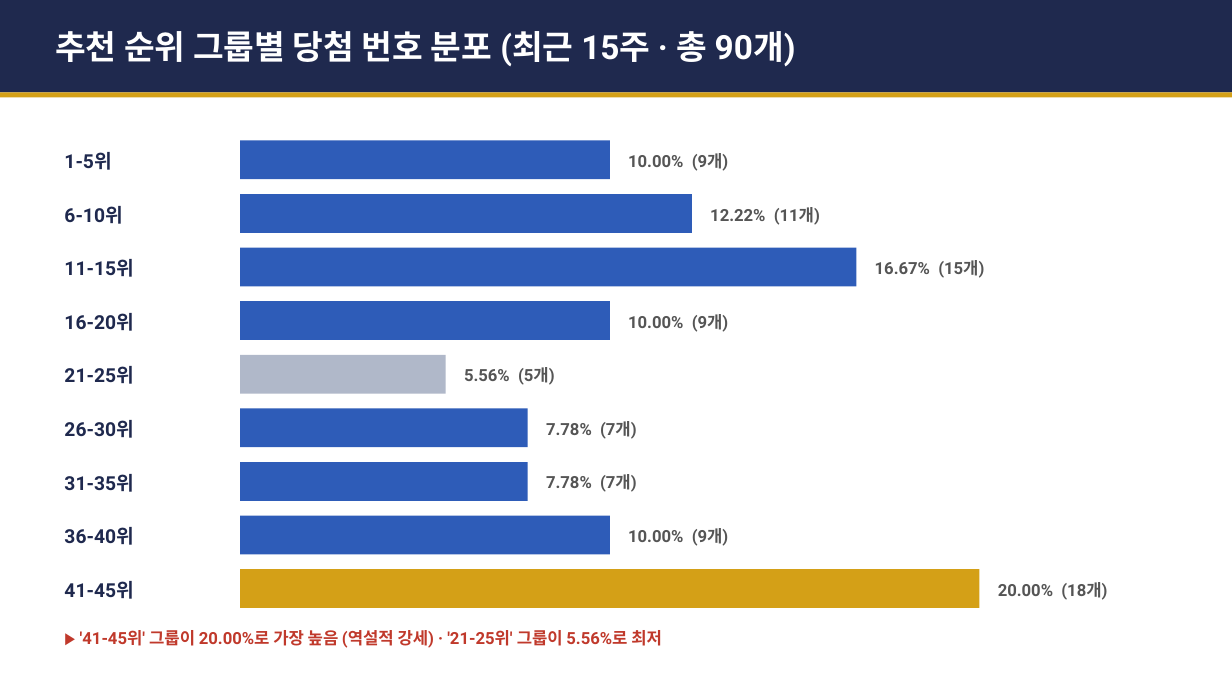
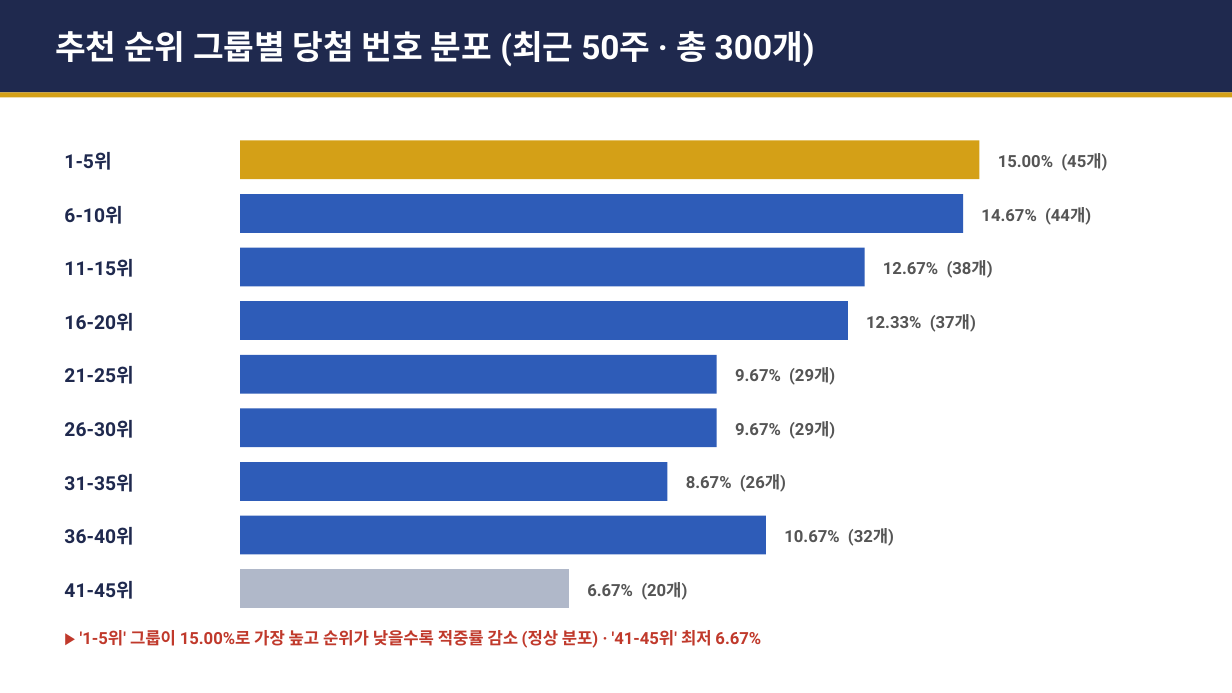
Before and after one commit to gaiger777/mskim, a slide deck: slide 4 of 로또_1226회차_분석리포트.pptx. Drawn at 1232x693 pixels with LibreOffice and Linux fonts; fonts in the diff are those of the drawing. Boxes give left, top, right and bottom in pixels: in the first picture for what was removed or moved away, otherwise in the second. Text is boxed around its words. In the diff, an @@ line names an element or a change of style, - is before the commit and + after.

```diff
--- a/로또_1226회차_분석리포트.pptx
+++ b/로또_1226회차_분석리포트.pptx
@@ text at bbox=[55, 31, 815, 67]: text changed @@
-추천 순위 그룹별 당첨 번호 분포 (최근 15주 · 총 90개)
+추천 순위 그룹별 당첨 번호 분포 (최근 50주 · 총 300개)
@@ rectangle: place and size @@
-rectangle at bbox=[240, 140, 610, 179]
+rectangle at bbox=[240, 140, 980, 179]
@@ rectangle at bbox=[240, 140, 980, 179]: fill #2E5CB8 to #D4A017 @@
@@ text at bbox=[998, 153, 1107, 171]: text changed @@
-10.00% (9개)
+15.00% (45개)
@@ rectangle: place and size @@
-rectangle at bbox=[240, 194, 692, 233]
+rectangle at bbox=[240, 194, 963, 233]
@@ text removed at bbox=[710, 207, 820, 225] @@
-12.22% (11개)
@@ text added at bbox=[981, 207, 1091, 225], 13 pt, text #555555, bold @@
+14.67% (44개)
@@ rectangle: place and size @@
-rectangle at bbox=[240, 248, 857, 287]
+rectangle at bbox=[240, 248, 865, 287]
@@ text at bbox=[883, 260, 993, 278]: text changed @@
-16.67% (15개)
+12.67% (38개)
@@ rectangle: place and size @@
-rectangle at bbox=[240, 301, 610, 340]
+rectangle at bbox=[240, 301, 848, 340]
@@ text at bbox=[866, 314, 976, 332]: text changed @@
-10.00% (9개)
+12.33% (37개)
@@ rectangle: place and size @@
-rectangle at bbox=[240, 355, 445, 394]
+rectangle at bbox=[240, 355, 717, 394]
@@ rectangle at bbox=[240, 355, 717, 394]: fill #B0B8C9 to #2E5CB8 @@
@@ text removed at bbox=[464, 367, 555, 385] @@
-5.56% (5개)
@@ text added at bbox=[735, 367, 835, 385], 13 pt, text #555555, bold @@
+9.67% (29개)
@@ rectangle: place and size @@
-rectangle at bbox=[240, 409, 528, 447]
+rectangle at bbox=[240, 409, 717, 447]
@@ text at bbox=[735, 421, 835, 439]: text changed @@
-7.78% (7개)
+9.67% (29개)
@@ rectangle: place and size @@
-rectangle at bbox=[240, 462, 528, 501]
+rectangle at bbox=[240, 462, 667, 501]
@@ text at bbox=[686, 474, 786, 492]: text changed @@
-7.78% (7개)
+8.67% (26개)
@@ rectangle: place and size @@
-rectangle at bbox=[240, 516, 610, 555]
+rectangle at bbox=[240, 516, 766, 555]
@@ text at bbox=[784, 528, 894, 546]: text changed @@
-10.00% (9개)
+10.67% (32개)
@@ rectangle: place and size @@
-rectangle at bbox=[240, 569, 980, 608]
+rectangle at bbox=[240, 569, 569, 608]
@@ rectangle at bbox=[240, 569, 569, 608]: fill #D4A017 to #B0B8C9 @@
@@ text added at bbox=[587, 582, 687, 600], 13 pt, text #555555, bold @@
+6.67% (20개)
@@ text removed at bbox=[998, 582, 1107, 600] @@
-20.00% (18개)
@@ text at bbox=[80, 630, 761, 648]: text changed @@
-▶ '41-45위' 그룹이 20.00%로 가장 높음 (역설적 강세) · '21-25위' 그룹이 5.56%로 최저
+▶ '1-5위' 그룹이 15.00%로 가장 높고 순위가 낮을수록 적중률 감소 (정상 분포) · '41-45위' 최저 6.67%
```
Also in this commit, not shown: 5 other slides changed, 2 other files.
